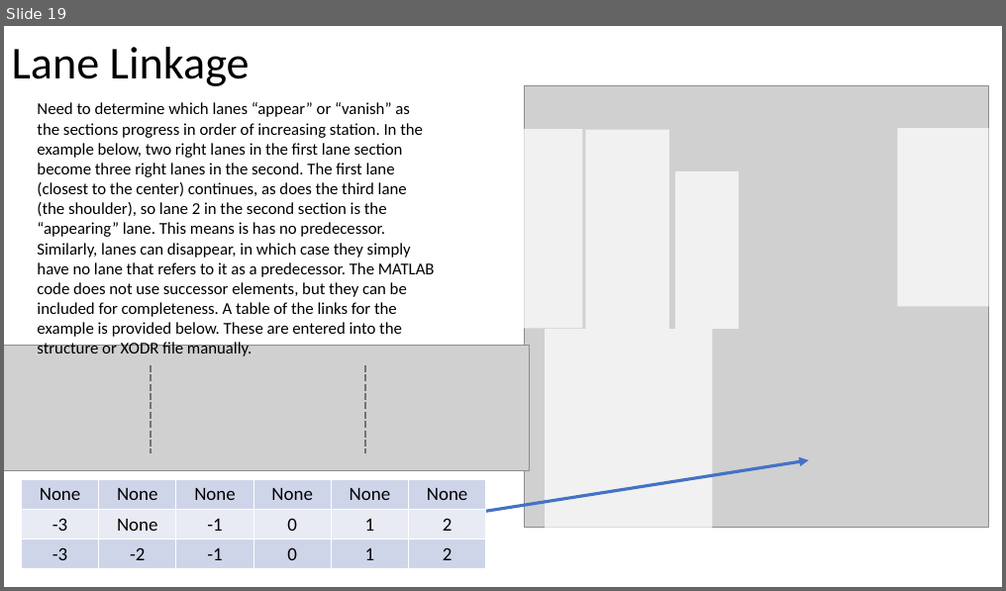
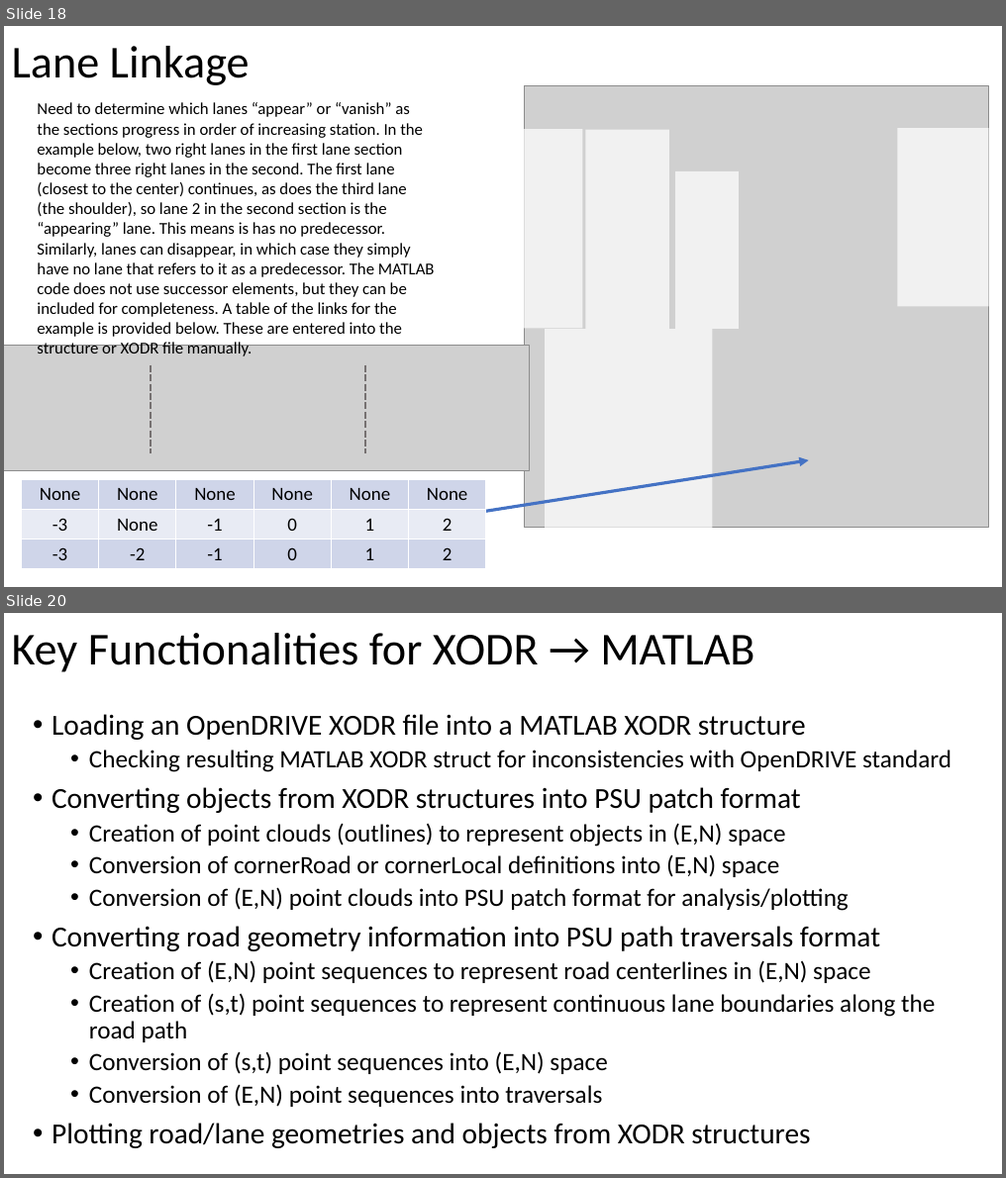
Before and after one commit to ivsg-psu/PathPlanning_MapTools_ParseXODR, a slide deck: Documents/OpenDRIVE-MATLAB.pptx. Shown one above the other, each under a label of ours: slide 19 before the commit, slides 18 and 20 after it; the slides between them are not shown. The pictures are 1006x591 and 1006x1178 pixels, drawn with LibreOffice and Linux fonts; fonts in the diff are those of the drawing; grey boxes stand for pictures. Boxes give left, top, right and bottom in pixels: in the first picture for what was removed or moved away, otherwise in the second. Text is boxed around its words. In the diff, an @@ line names an element or a change of style, - is before the commit and + after.

Commit message:
DOC: added more documentation for the overall library of functions related to conversion, plotting, and handling of OpenDRIVE data structures in MATLAB

```diff
--- a/Documents/OpenDRIVE-MATLAB.pptx
+++ b/Documents/OpenDRIVE-MATLAB.pptx
@@ slide 20 added at [4, 613, 1002, 1174], background #FFFFFF @@
@@ title added at [12, 633, 754, 672], 44 pt, text #000000 @@
+Key Functionalities for XODR → MATLAB
@@ text added at [52, 714, 951, 1149], 24 pt, text #000000 @@
+• Loading an OpenDRIVE XODR file into a MATLAB XODR structure
+  • Checking resulting MATLAB XODR struct for inconsistencies with OpenDRIVE standard
+• Converting objects from XODR structures into PSU patch format
+  • Creation of point clouds (outlines) to represent objects in (E,N) space
+  • Conversion of cornerRoad or cornerLocal definitions into (E,N) space
+  • Conversion of (E,N) point clouds into PSU patch format for analysis/plotting
+• Converting road geometry information into PSU path traversals format
+  • Creation of (E,N) point sequences to represent road centerlines in (E,N) space
+  • Creation of (s,t) point sequences to represent continuous lane boundaries along the road path
+  • Conversion of (s,t) point sequences into (E,N) space
+  • Conversion of (E,N) point sequences into traversals
+• Plotting road/lane geometries and objects from XODR structures
@@ what was slide 19 is now slide 18 @@
```
Also in this commit, not shown: 11 slides changed, 9 other slides added, 3 slides removed, 3 other files.
